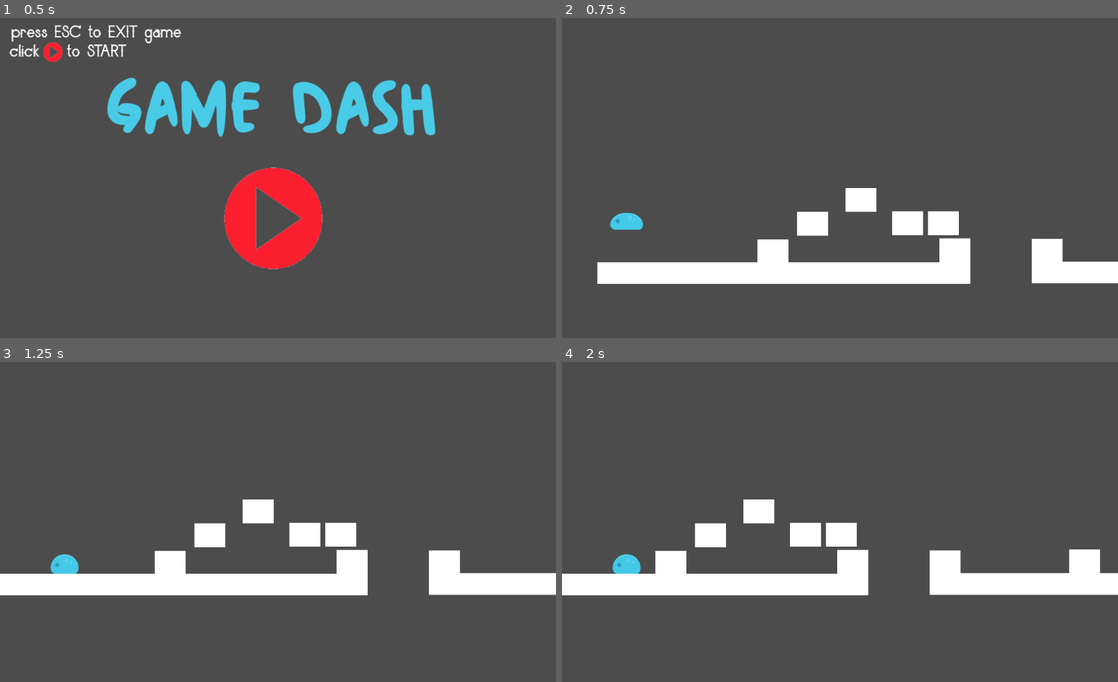
Above: before the commit, frames 1-4 (two rows, left to right).
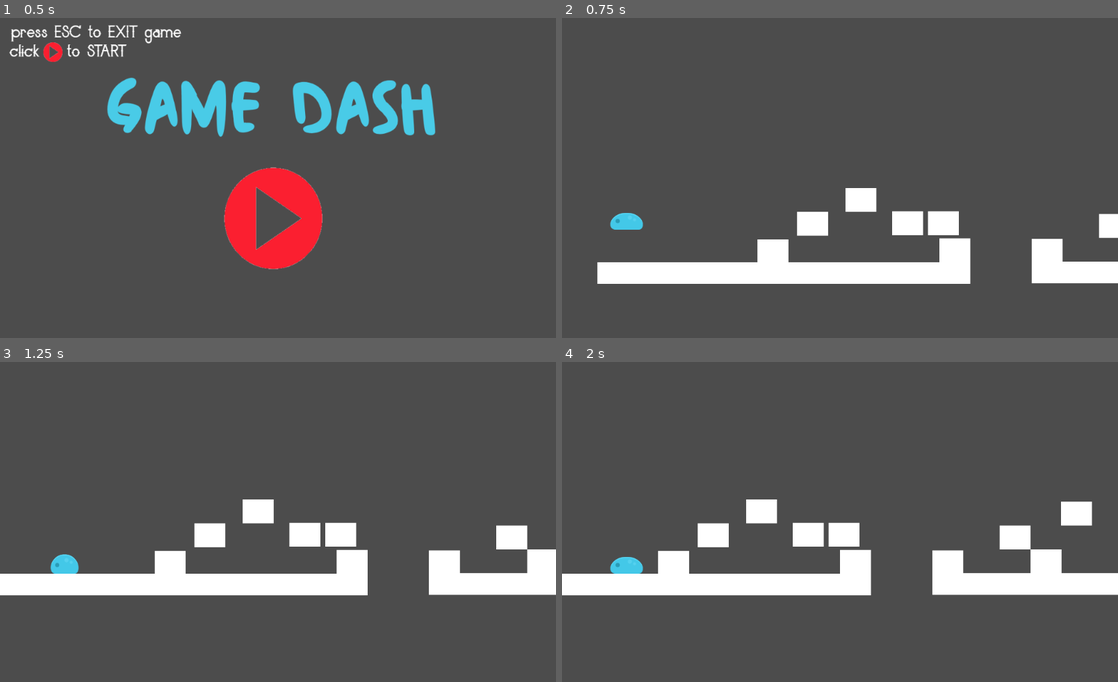
Above: after the commit, the same moments.

Repository: tescudec/prova1
Game: Godot game, scene res://EscenaMenu.tscn
Two runs of this game, one before a commit and one after it. Both use one fixed random seed, a clock stepped at 60 frames per second and the inputs below.
Inputs (mouse positions are in pixels of both pictures, inside the frame that each line leads up to):
- Up to frame 1 (0.5 s): no input
- Up to frame 2 (0.75 s): click (840, 174) at 0.5 s
- Up to frame 3 (1.25 s): no input
- Up to frame 4 (2 s): move the mouse to (962, 502) at 1.27 s; hold Up (mou amunt) from 1.28 s (still down); tap Down (mou avall) at 1.55 s

Frame 1 is identical in both runs. In frame 2, 0.3% of the frame differs, in the area x 96-100%, y 61-69%; in frame 3, 0.8%; in frame 4, 2.5%, in the area x 8-97%, y 42-73%.

Commit message:
VERSIÓ DIVENDRES 1/4
De moment és la final.

Diff:
--- a/2a.tscn
+++ b/2a.tscn
@@ -60,7 +60,7 @@
 [node name="Node2D" type="Node2D"]
 
 [node name="KinematicBody2D" parent="." instance=ExtResource( 1 )]
-position = Vector2( 30, 458 )
+position = Vector2( -161, 459 )
 
 [node name="Camera2D" type="Camera2D" parent="KinematicBody2D"]
 position = Vector2( -103, -457 )
@@ -74,7 +74,7 @@
 }
 
 [node name="ColorRect" type="ColorRect" parent="Terra2"]
-margin_left = -228.0
+margin_left = -279.0
 margin_top = 314.0
 margin_right = 663.0
 margin_bottom = 354.0
--- a/KineBody.gd
+++ b/KineBody.gd
@@ -11,28 +11,42 @@
 var salt = Vector2.UP * 350
 var rotacio = 0
 var posicio = position
+onready var animacio = $AnimatedSprite
 # Called when the node enters the scene tree for the first time.
 func _ready():
 	rotation_degrees = rotacio
 
 # Called every frame. 'delta' is the elapsed time since the previous frame.
 func _physics_process(delta):
-	velocitat.x = 150
+
 	if Input.is_action_just_pressed("mou amunt") and is_on_floor():
 		velocitat += salt
 	velocitat += gravetat * delta
-	velocitat = move_and_slide(velocitat, Vector2.UP)
+
 	if position.y > 620:
 		get_tree().change_scene("res://EscenaF.tscn")
 	if Input.is_action_just_pressed('quit'):
 		get_tree().quit()
-func anima(velocitat: Vector2):
+	if Input.is_action_pressed("mou avall"):
+		animacio.play('caure')
+		velocitat.x = 75
+	else:
+		animacio.play('camina')
+		velocitat.x = 150
+
+	velocitat = move_and_slide(velocitat, Vector2.UP)
+
+func anima(_velocitat: Vector2):
 	var animacio = $AnimatedSprite
 	animacio.flip_h = true
 	animacio.play('camina')
-	if Input.is_action_pressed("mou avall"):
-		animacio.play('caure')
+
 func _on_Portal_body_entered(body):
 	get_tree().change_scene("res://2a.tscn")
 func _on_Congrats_body_entered(body):
 	get_tree().change_scene("res://EscenaCongrats.tscn")
+
+
+
+func _on_Area2D_body_entered(body):
+	get_tree().change_scene("res://EscenaF.tscn")
--- a/Terra.tscn
+++ b/Terra.tscn
@@ -1,15 +1,18 @@
-[gd_scene load_steps=5 format=2]
+[gd_scene load_steps=6 format=2]
 
 [ext_resource path="res://KineBody.tscn" type="PackedScene" id=1]
 
 [sub_resource type="RectangleShape2D" id=1]
-extents = Vector2( 347.5, 19.875 )
+extents = Vector2( 352, 19.875 )
 
 [sub_resource type="RectangleShape2D" id=2]
 extents = Vector2( 28.25, 21.75 )
 
 [sub_resource type="RectangleShape2D" id=3]
-extents = Vector2( 21.75, 6.24075 )
+extents = Vector2( 6.89207, 70.1472 )
+
+[sub_resource type="RectangleShape2D" id=4]
+extents = Vector2( 5.5, 19.75 )
 
 [node name="Node2D" type="Node2D"]
 position = Vector2( 1, 1 )
@@ -158,19 +161,26 @@
 [node name="ColorRect" type="ColorRect" parent="Terra3"]
 margin_left = -24.0
 margin_top = 314.0
-margin_right = 1653.0
+margin_right = 679.0
 margin_bottom = 354.0
 
 [node name="CollisionShape2D" type="CollisionShape2D" parent="Terra3"]
-position = Vector2( 323.5, 334.125 )
+position = Vector2( 328, 334.125 )
 shape = SubResource( 1 )
+
+[node name="ColorRect2" type="ColorRect" parent="Terra3"]
+margin_left = 779.0
+margin_top = 313.0
+margin_right = 2359.0
+margin_bottom = 353.0
 
 [node name="Portal" type="Area2D" parent="."]
 position = Vector2( -5, 65 )
 
 [node name="CollisionShape2D" type="CollisionShape2D" parent="Portal"]
-position = Vector2( 1193, 388 )
+position = Vector2( 1681.36, 401.858 )
 rotation = 1.60994
+scale = Vector2( 0.999999, 0.999999 )
 shape = SubResource( 3 )
 
 [node name="Terra10" type="StaticBody2D" parent="."]
@@ -193,7 +203,7 @@
 shape = SubResource( 2 )
 
 [node name="Terra11" type="StaticBody2D" parent="."]
-position = Vector2( 121, 125 )
+position = Vector2( 45, 125 )
 __meta__ = {
 "_edit_group_": true
 }
@@ -211,4 +221,50 @@
 position = Vector2( 965.75, 332.25 )
 shape = SubResource( 2 )
 
+[node name="Terra12" type="StaticBody2D" parent="."]
+position = Vector2( 101, 37 )
+__meta__ = {
+"_edit_group_": true
+}
+
+[node name="ColorRect" type="ColorRect" parent="Terra12"]
+margin_left = 938.0
+margin_top = 310.0
+margin_right = 995.0
+margin_bottom = 354.0
+__meta__ = {
+"_edit_group_": true
+}
+
+[node name="CollisionShape2D" type="CollisionShape2D" parent="Terra12"]
+position = Vector2( 965.75, 332.25 )
+shape = SubResource( 2 )
+
+[node name="Terra13" type="StaticBody2D" parent="."]
+position = Vector2( -12, 81 )
+__meta__ = {
+"_edit_group_": true
+}
+
+[node name="ColorRect" type="ColorRect" parent="Terra13"]
+margin_left = 938.0
+margin_top = 310.0
+margin_right = 995.0
+margin_bottom = 354.0
+__meta__ = {
+"_edit_group_": true
+}
+
+[node name="CollisionShape2D" type="CollisionShape2D" parent="Terra13"]
+position = Vector2( 965.75, 332.25 )
+shape = SubResource( 2 )
+
+[node name="Area2D" type="Area2D" parent="."]
+position = Vector2( 979, 448 )
+
+[node name="CollisionShape2D" type="CollisionShape2D" parent="Area2D"]
+position = Vector2( -4, 9.25 )
+shape = SubResource( 4 )
+
 [connection signal="body_entered" from="Portal" to="KinematicBody2D" method="_on_Portal_body_entered"]
+[connection signal="body_entered" from="Area2D" to="KinematicBody2D" method="_on_Area2D_body_entered"]
